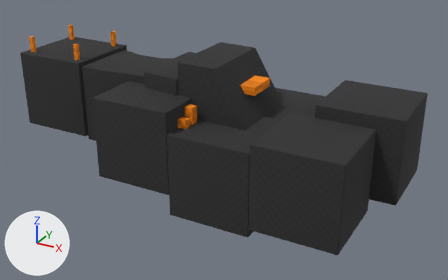
Before and after pictures for a commit that changed the Blender file Assets/Models/Worlds/Dev/Models/dev-scene.blend.
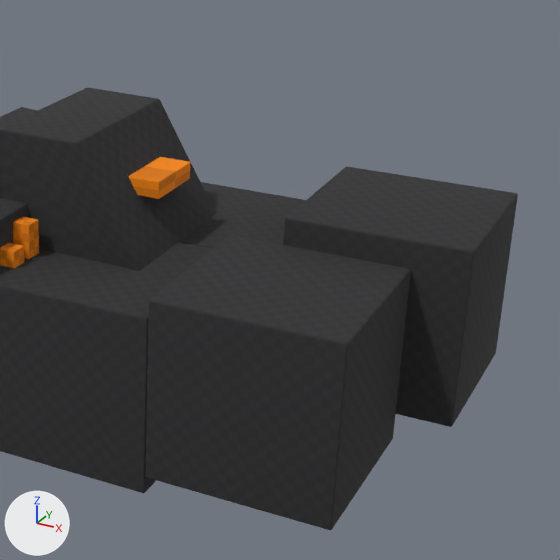
Old and new are each drawn whole from a camera (50 mm lens) standing at (114.3, -124.0, 44.9) and looking at (46.8, -1.3, -16.5) and again close up on the part from 40% to 100% of the width and 0% to 96% of the height. The axes (+X, +Y, +Z) are drawn at lower left. The lights are the same throughout.

Script lines for the objects in view, before the commit:
```python
me_cube_008 = bpy.data.meshes.new('Cube.008')
me_cube_008.from_pydata(...)  # 8 vertices, 6 faces; spans x -1.0..1.2, y -1.15..0.9, z -2.0..0.0
me_cube_008.polygons.foreach_set('use_smooth', [True] * 6)
me_cube_008.materials.append(mat_darkprototypematerial01)  # picture img_texture_09_png
me_cube_011 = bpy.data.meshes.new('Cube.011')
me_cube_011.from_pydata(...)  # a box spanning x -1.0..1.0, y -1.0..1.0, z -2.0..0.0
me_cube_011.polygons.foreach_set('use_smooth', [True] * 6)
me_cube_011.materials.append(mat_darkprototypematerial01)  # picture img_texture_09_png
me_cube_017 = bpy.data.meshes.new('Cube.017')
me_cube_017.from_pydata(...)  # a box spanning x -1.0..1.0, y -1.0..1.0, z -2.0..0.0
me_cube_017.polygons.foreach_set('use_smooth', [True] * 6)
me_cube_017.materials.append(mat_darkprototypematerial01)  # picture img_texture_09_png
ob_cube_008 = bpy.data.objects.new('Cube.008', me_cube_008)
ob_cube_008.location = (50.2, -0.3, 5.0)
ob_cube_008.scale = (10.0, 10.0, 10.0)
_m = ob_cube_008.modifiers.new('Bevel', 'BEVEL')
_m.width = 0.025
_m.width_pct = 0.025
_m.segments = 6
ob_cube_011 = bpy.data.objects.new('Cube.011', me_cube_011)
ob_cube_011.location = (54.0, -12.0, -7.9)
ob_cube_011.scale = (10.0, 10.0, 10.0)
_m = ob_cube_011.modifiers.new('Bevel', 'BEVEL')
_m.width = 0.025
_m.width_pct = 0.025
_m.segments = 6
ob_cube_017 = bpy.data.objects.new('Cube.017', me_cube_017)
ob_cube_017.location = (74.0, -12.0, -5.9)
ob_cube_017.scale = (10.0, 10.0, 10.0)
_m = ob_cube_017.modifiers.new('Bevel', 'BEVEL')
_m.width = 0.025
_m.width_pct = 0.025
_m.segments = 6
# also in view: 'Cube.018' at (80.0, 8.0, -12.9); 'Cube.010' at (34.0, -12.0, -12.9); 'Cube.016' at (53.0, -1.5, -1.0); 'Cube.012' at (60.0, 8.0, -17.9)
```
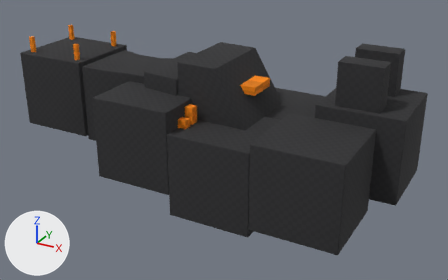
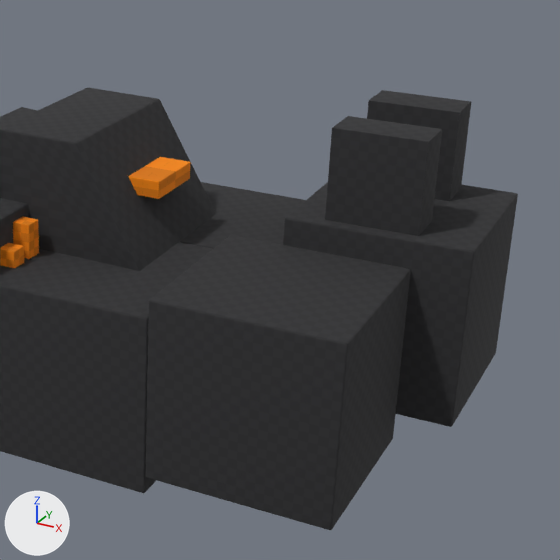
Location of each change, [x1, y1, x2, y2] in pixels of the close-ups (560 x 560 px):
'Cube.020', added (black): after [325, 116, 442, 236]
'Cube.019', added (black): after [367, 90, 471, 201]

Edits to the bpy script that builds the scene:
```text
Add me_cube_020:
    me_cube_020.from_pydata(...)  # a box spanning x -10.0..0.0, y -2.5..2.5, z -20.0..0.0
    me_cube_020.polygons.foreach_set('use_smooth', [True] * 6)
    me_cube_020.materials.append(mat_darkprototypematerial01)  # picture img_texture_09_png
Add me_cube_019:
    me_cube_019.from_pydata(...)  # a box spanning x 0.0..10.0, y -2.5..2.5, z -20.0..0.0
    me_cube_019.polygons.foreach_set('use_smooth', [True] * 6)
    me_cube_019.materials.append(mat_darkprototypematerial01)  # picture img_texture_09_png
Add ob_cube_020:
    ob_cube_020 = bpy.data.objects.new('Cube.020', me_cube_020)
    ob_cube_020.location = (84.0, 2.0, 7.1)
    _m = ob_cube_020.modifiers.new('Bevel', 'BEVEL')
    _m.width = 0.025
    _m.width_pct = 0.025
    _m.segments = 6
Add ob_cube_019:
    ob_cube_019 = bpy.data.objects.new('Cube.019', me_cube_019)
    ob_cube_019.location = (74.0, 14.0, 7.1)
    _m = ob_cube_019.modifiers.new('Bevel', 'BEVEL')
    _m.width = 0.025
    _m.width_pct = 0.025
    _m.segments = 6
```
